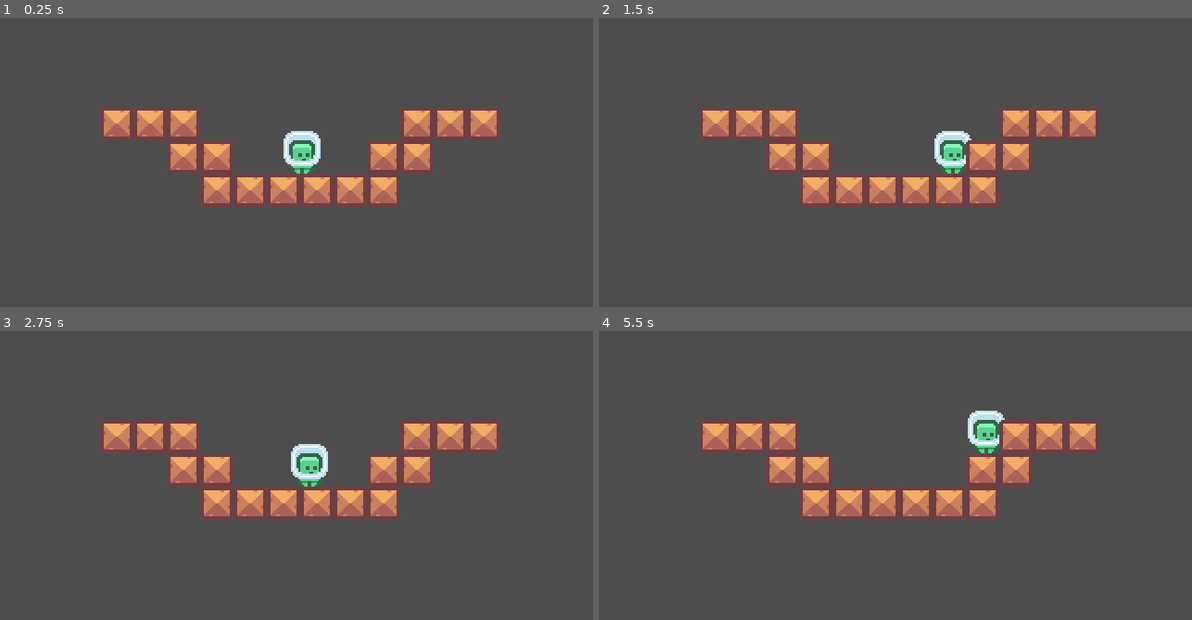
Above: before the commit, frames 1-4 (two rows, left to right).
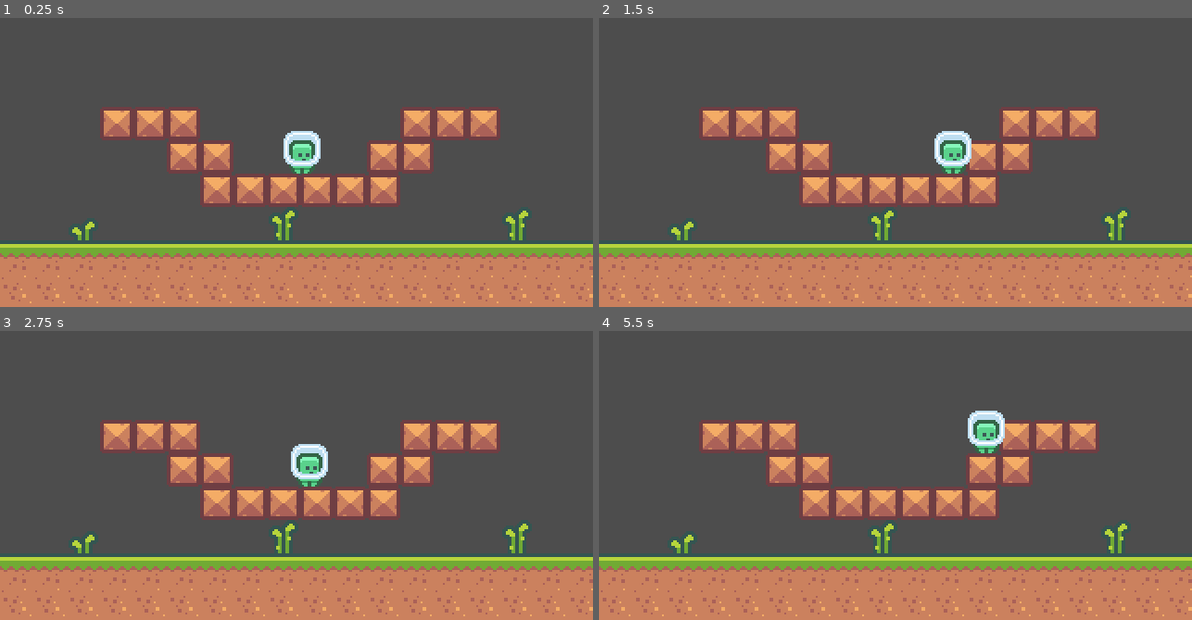
Above: after the commit, the same moments.

Repository: jrenato/pixel_platform
Game: Godot game, scene res://assets/world/World.tscn
The game is run twice, just before and just after one commit, with the same random seed, the same clock (stepped at 60 frames per second) and the same inputs.
Inputs:
- Up to frame 1 (0.25 s): no input
- Up to frame 2 (1.5 s): tap Enter (ui_accept) at 0.5, 0.77 s; hold Right (ui_right) from 0.53 s (still down)
- Up to frame 3 (2.75 s): tap Enter (ui_accept) at 1.52 s; release Right (ui_right) at 2.03 s; hold Left (ui_left) from 2.03 s (still down)
- Up to frame 4 (5.5 s): release Left (ui_left) at 2.78 s; hold Right (ui_right) 2.78-4.28 s; tap Enter (ui_accept) at 3.02, 3.77, 4.52 s; hold Left (ui_left) 4.28-5.03 s; hold Right (ui_right) from 5.03 s (still down)

The runs differ from the first frame. In frame 1, 24% of the frame differs, in the area x 0-100%, y 65-100%; in frame 2, 24%, in the area x 0-100%, y 42-100%; in frame 3, 24%; in frame 4, 24%.

Commit message:
Improved tilemap

Diff:
--- a/assets/world/World.tscn
+++ b/assets/world/World.tscn
@@ -4,7 +4,7 @@
 [ext_resource type="PackedScene" uid="uid://bx0k7kkgxmth2" path="res://assets/player/Player.tscn" id="2_0mvch"]
 [ext_resource type="Texture2D" uid="uid://b1wavil2t0gf5" path="res://assets/world/tiles_packed.png" id="3_3kohn"]
 
-[sub_resource type="TileSetAtlasSource" id="TileSetAtlasSource_ui2jb"]
+[sub_resource type="TileSetAtlasSource" id="TileSetAtlasSource_bptca"]
 texture = ExtResource("3_3kohn")
 texture_region_size = Vector2i(18, 18)
 0:0/0 = 0
@@ -136,15 +136,11 @@
 6:6/0 = 0
 7:6/0 = 0
 8:6/0 = 0
-9:6/0 = 0
 10:6/0 = 0
 11:6/0 = 0
-12:6/0 = 0
 13:6/0 = 0
 14:6/0 = 0
 15:6/0 = 0
-16:6/0 = 0
-17:6/0 = 0
 18:6/0 = 0
 19:6/0 = 0
 0:7/0 = 0
@@ -189,65 +185,66 @@
 19:8/0 = 0
 
 [sub_resource type="TileSet" id="TileSet_bgncl"]
-tile_size = Vector2i(9, 9)
-sources/0 = SubResource("TileSetAtlasSource_ui2jb")
+tile_size = Vector2i(18, 18)
+sources/1 = SubResource("TileSetAtlasSource_bptca")
 
 [node name="World" type="Node2D"]
+
+[node name="TileMap" type="TileMap" parent="."]
+tile_set = SubResource("TileSet_bgncl")
+cell_quadrant_size = 18
+format = 2
+layer_0/tile_data = PackedInt32Array(589824, 131073, 6, 589825, 131073, 6, 589826, 131073, 6, 589827, 131073, 6, 589828, 131073, 6, 589829, 131073, 6, 589830, 131073, 6, 589831, 131073, 6, 589832, 131073, 6, 589833, 131073, 6, 589834, 131073, 6, 589835, 131073, 6, 589836, 131073, 6, 589837, 131073, 6, 589838, 131073, 6, 524288, 131073, 1, 524289, 131073, 1, 524290, 131073, 1, 524291, 131073, 1, 524292, 131073, 1, 524293, 131073, 1, 524294, 131073, 1, 524295, 131073, 1, 524296, 131073, 1, 524297, 131073, 1, 524298, 131073, 1, 524299, 131073, 1, 524300, 131073, 1, 524301, 131073, 1, 524302, 131073, 1, 524303, 131073, 1, 524304, 131073, 1, 524305, 131073, 1, 589839, 131073, 6, 589840, 131073, 6, 589841, 131073, 6, 458754, 262145, 6, 458767, 327681, 6, 458760, 327681, 6)
+
+[node name="Blocks" type="Node2D" parent="."]
+
+[node name="Block14" parent="Blocks" instance=ExtResource("1_thraq")]
+position = Vector2(171, 117)
+
+[node name="Block15" parent="Blocks" instance=ExtResource("1_thraq")]
+position = Vector2(189, 117)
+
+[node name="Block16" parent="Blocks" instance=ExtResource("1_thraq")]
+position = Vector2(207, 117)
+
+[node name="Block4" parent="Blocks" instance=ExtResource("1_thraq")]
+position = Vector2(99, 99)
+
+[node name="Block5" parent="Blocks" instance=ExtResource("1_thraq")]
+position = Vector2(117, 99)
+
+[node name="Block9" parent="Blocks" instance=ExtResource("1_thraq")]
+position = Vector2(207, 99)
+
+[node name="Block10" parent="Blocks" instance=ExtResource("1_thraq")]
+position = Vector2(225, 99)
+
+[node name="Block3" parent="Blocks" instance=ExtResource("1_thraq")]
+position = Vector2(99, 81)
+
+[node name="Block11" parent="Blocks" instance=ExtResource("1_thraq")]
+position = Vector2(225, 81)
+
+[node name="Block12" parent="Blocks" instance=ExtResource("1_thraq")]
+position = Vector2(243, 81)
+
+[node name="Block13" parent="Blocks" instance=ExtResource("1_thraq")]
+position = Vector2(261, 81)
+
+[node name="Block6" parent="Blocks" instance=ExtResource("1_thraq")]
+position = Vector2(117, 117)
+
+[node name="Block7" parent="Blocks" instance=ExtResource("1_thraq")]
+position = Vector2(135, 117)
+
+[node name="Block8" parent="Blocks" instance=ExtResource("1_thraq")]
+position = Vector2(153, 117)
+
+[node name="Block" parent="Blocks" instance=ExtResource("1_thraq")]
+position = Vector2(63, 81)
+
+[node name="Block2" parent="Blocks" instance=ExtResource("1_thraq")]
+position = Vector2(81, 81)
 
 [node name="Player" parent="." instance=ExtResource("2_0mvch")]
 position = Vector2(163, 96)
-
-[node name="Blocks" type="Node2D" parent="."]
-
-[node name="Block14" parent="Blocks" instance=ExtResource("1_thraq")]
-position = Vector2(171, 117)
-
-[node name="Block15" parent="Blocks" instance=ExtResource("1_thraq")]
-position = Vector2(189, 117)
-
-[node name="Block16" parent="Blocks" instance=ExtResource("1_thraq")]
-position = Vector2(207, 117)
-
-[node name="Block4" parent="Blocks" instance=ExtResource("1_thraq")]
-position = Vector2(99, 99)
-
-[node name="Block5" parent="Blocks" instance=ExtResource("1_thraq")]
-position = Vector2(117, 99)
-
-[node name="Block9" parent="Blocks" instance=ExtResource("1_thraq")]
-position = Vector2(207, 99)
-
-[node name="Block10" parent="Blocks" instance=ExtResource("1_thraq")]
-position = Vector2(225, 99)
-
-[node name="Block3" parent="Blocks" instance=ExtResource("1_thraq")]
-position = Vector2(99, 81)
-
-[node name="Block11" parent="Blocks" instance=ExtResource("1_thraq")]
-position = Vector2(225, 81)
-
-[node name="Block12" parent="Blocks" instance=ExtResource("1_thraq")]
-position = Vector2(243, 81)
-
-[node name="Block13" parent="Blocks" instance=ExtResource("1_thraq")]
-position = Vector2(261, 81)
-
-[node name="Block6" parent="Blocks" instance=ExtResource("1_thraq")]
-position = Vector2(117, 117)
-
-[node name="Block7" parent="Blocks" instance=ExtResource("1_thraq")]
-position = Vector2(135, 117)
-
-[node name="Block8" parent="Blocks" instance=ExtResource("1_thraq")]
-position = Vector2(153, 117)
-
-[node name="Block" parent="Blocks" instance=ExtResource("1_thraq")]
-position = Vector2(63, 81)
-
-[node name="Block2" parent="Blocks" instance=ExtResource("1_thraq")]
-position = Vector2(81, 81)
-
-[node name="TileMap" type="TileMap" parent="."]
-tile_set = SubResource("TileSet_bgncl")
-cell_quadrant_size = 9
-format = 2
